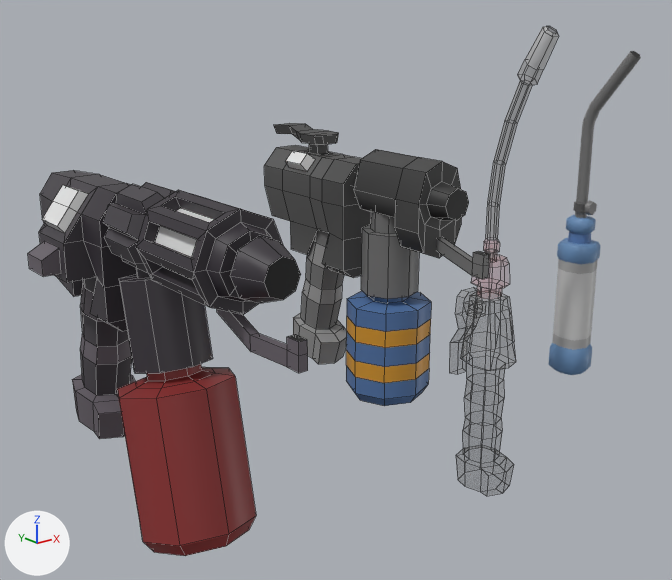
The FBX model Assets/Art/Models/Items/Functional/Tools/Generic/welders.fbx: old version first, new version second.
The view is the same before and after, from a camera (50 mm lens) standing at (-3.102, 1.216, 0.78) and looking at (-2.415, 2.075, 0.437). Lighting does not change. The marker at lower left points along +X, +Y and +Z. Mesh edges are drawn as thin lines on the coarser meshes. Where no turn or scale is listed for an object, it has been applied to the vertices.

In view in the first picture: 'Experimental Welder', 'Experimental Welder.Fuel Tank', 'Industrial Welder', 'Industrial Welder.Fuel Tank', 'Welder', 'Welder Pocket'.
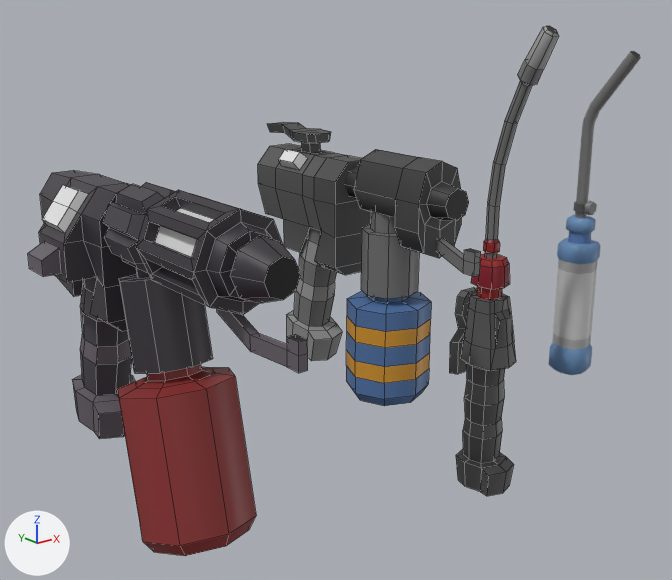
Where the newer file only moved an object's origin or applied its transform, the numbers keep the older frame.

Pixel boxes (x1, y1, x2, y2) of what changed, in the pictures (672 x 580 px; the box of a moved part takes in the faces that stretch with it):
'Industrial Welder', reshaped, turned: before (264, 123, 490, 364); after (258, 122, 481, 361)
'Welder', recoloured: (449, 26, 558, 496) in both
part 1 of me_industrial_welder, moved or reshaped: before (293, 230, 347, 364); after (286, 228, 342, 361)
part 2 of me_industrial_welder, moved or reshaped: before (264, 145, 371, 278); after (258, 144, 371, 275)
part 3 of me_industrial_welder, moved or reshaped: before (285, 151, 315, 172); after (278, 149, 308, 170)
part 4 of me_industrial_welder, moved or reshaped: (361, 211, 419, 299) in both
part 5 of me_industrial_welder, moved or reshaped: before (309, 144, 328, 154); after (301, 142, 320, 153)
part 6 of me_industrial_welder, moved or reshaped: before (274, 123, 339, 145); after (267, 122, 331, 143)
part 7 of me_industrial_welder, moved or reshaped: before (306, 149, 490, 279); after (298, 149, 481, 276)

The change, as a diff of the scene's bpy script:
```diff
--- a/Assets/Art/Models/Items/Functional/Tools/Generic/welders.fbx.py
+++ b/Assets/Art/Models/Items/Functional/Tools/Generic/welders.fbx.py
@@ me_industrial_welder @@
 # used by ob_industrial_welder; location = (-2.4, 2.113, 0.464); rotation_euler = (1.571, 0.0, 0.0), in degrees (90, 0, 0)
-me_industrial_welder.from_pydata(...)  # 296 vertices, 258 faces; spans x -0.04..0.035, y -0.135..0.164, z -0.093..0.268
+me_industrial_welder.from_pydata(...)  # 296 vertices, 258 faces; spans x -0.035..0.04, y -0.135..0.164, z -0.256..0.108
+# me_industrial_welder part 1: the loose piece of 70 vertices spanning x -0.029..0.029, y -0.135..0.056, z -0.054..0.036 is turned -180 degrees about the y axis through its middle, then moved by (0.0, 0.0, 0.033)
+# me_industrial_welder part 2: the loose piece of 52 vertices spanning x -0.035..0.035, y -0.002..0.134, z -0.083..0.076 is turned -180 degrees about the y axis through its middle, then moved by (0.0, 0.0, 0.022)
+# me_industrial_welder part 3: the loose piece of 8 vertices spanning x -0.04..-0.019, y 0.116..0.138, z -0.034..0.003 is turned -180 degrees about the y axis through its middle, then moved by (0.058, 0.0, 0.045)
+# me_industrial_welder part 4: the loose piece of 40 vertices spanning x -0.034..0.034, y -0.011..0.105, z 0.087..0.153 is turned -180 degrees about the y axis through the mesh origin
+# me_industrial_welder part 5: the loose piece of 8 vertices spanning x -0.008..0.008, y 0.132..0.158, z -0.025..-0.006 is turned -180 degrees about the y axis through its middle, then moved by (0.0, 0.0, 0.046)
+# me_industrial_welder part 6: the loose piece of 24 vertices spanning x -0.022..0.022, y 0.148..0.164, z -0.093..0.008 is turned 180 degrees about the y axis through its middle, then moved by (0.0, 0.0, 0.1)
+# me_industrial_welder part 7: 94 of 296 vertices moved; they spanned x -0.033..0.033, y 0.038..0.151, z -0.032..0.268 and now span x -0.033..0.033, y 0.038..0.151, z -0.256..0.047; mean shift (0.0, 0.0, -0.311); largest move (-0.004, 0.038, 0.268) -> (0.004, 0.038, -0.256)
 me_industrial_welder.materials.append(mat_palette05)
@@ me_welder @@
 me_welder.from_pydata(...)  # 261 vertices, 244 faces; spans x -0.036..0.036, y -0.086..0.077, z -0.117..0.578
-me_welder.materials.append(mat_palette05_002)
+me_welder.materials.append(mat_palette05)  # picture img_palette05_png
@@ ob_industrial_welder @@
 ob_industrial_welder.location = (-2.4, 2.113, 0.464)
-ob_industrial_welder.rotation_euler = (1.571, 0.0, 0.0)  # degrees (90, 0, 0)
+ob_industrial_welder.rotation_euler = (1.571, 0.0, -3.142)  # degrees (90, 0, -180)
```
